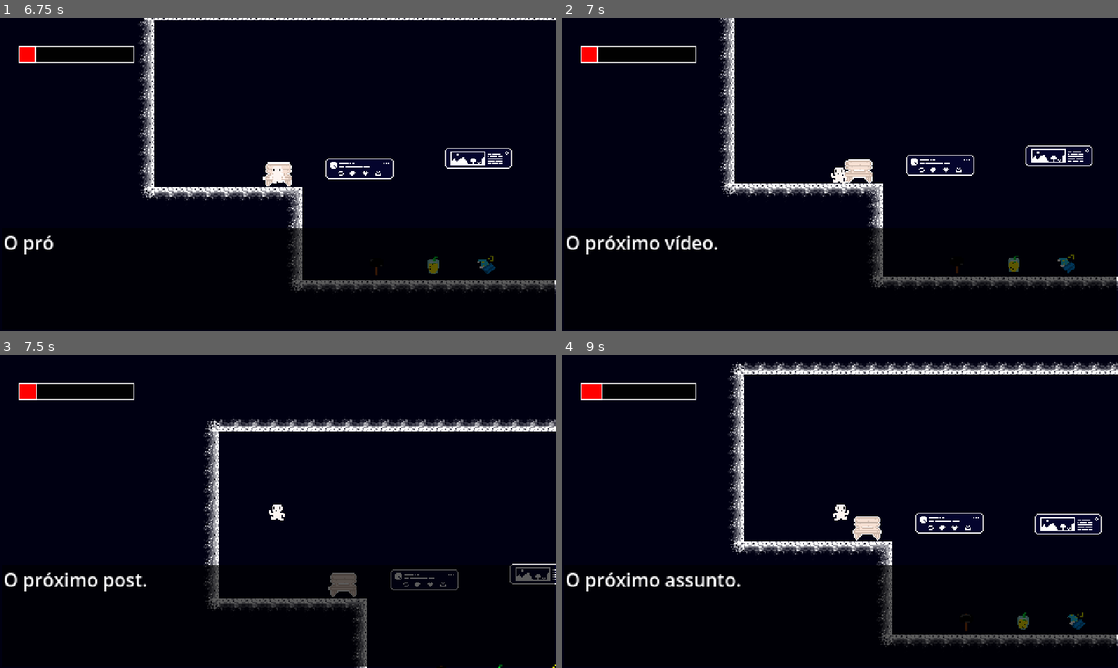
Above: before the commit, frames 1-4 (two rows, left to right).
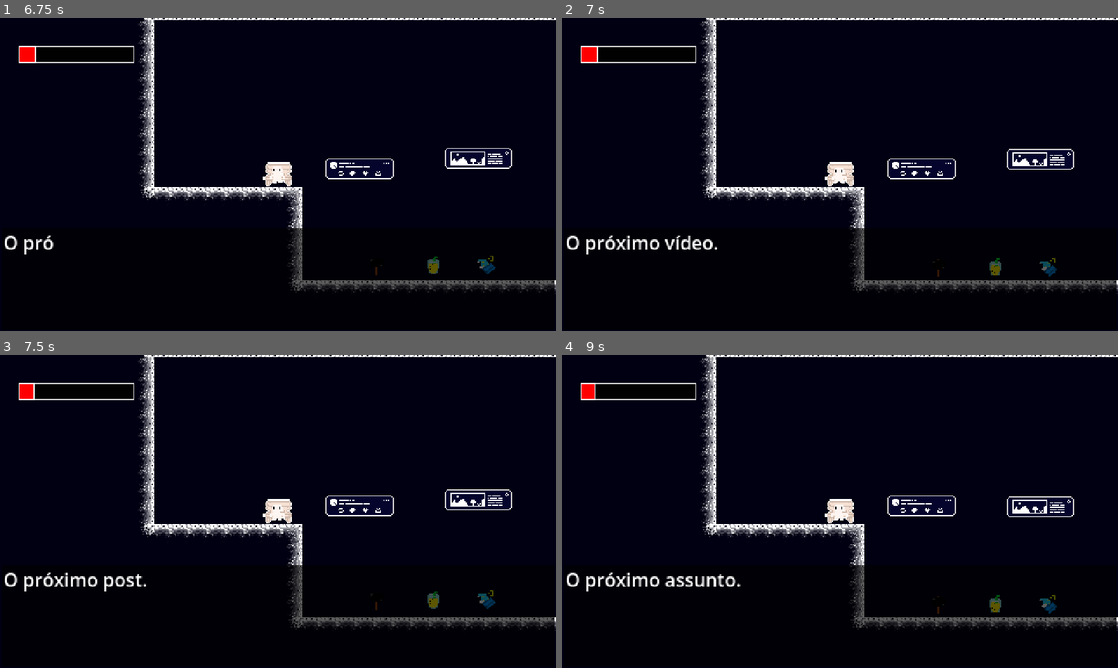
Above: after the commit, the same moments.

Repository: ilmoruuu/dontScroll
Game: Godot game, scene res://scenes/ui/main_menu.tscn
Same seed, same stepped clock (60 frames per second), same inputs: the game is played once before the commit and once after it.
Inputs:
- Up to frame 1 (6.75 s): click "Iniciar" at 0.5 s; tap Enter (ui_accept) at 1.25, 2.27, 2.3, 2.57, 3.6, 3.77, 4.07, 5.27, 5.3, 5.57 s; hold Enter (ui_accept) 1.28-2.03 s; hold Right (ui_right) 1.28-2.78 s; tap F (interact) at 2.1, 4.35, 6.6 s; hold Left (ui_left) 2.78-3.53 s; hold Enter (ui_accept) 2.78-3.53 s; tap D (use_item) at 2.85, 5.1 s; hold Right (ui_right) 3.53-5.03 s; hold Enter (ui_accept) 4.28-5.03 s; hold Left (ui_left) 5.03-5.78 s; hold Right (ui_right) 5.78-6.53 s; hold Enter (ui_accept) 5.78-6.53 s; hold Left (ui_left) from 6.53 s (still down)
- Up to frame 2 (7 s): keep holding Left (ui_left); tap Enter (ui_accept) at 6.77, 6.8 s
- Up to frame 3 (7.5 s): keep holding Left (ui_left); tap Enter (ui_accept) at 7.07 s; hold Enter (ui_accept) from 7.28 s (still down); tap D (use_item) at 7.35 s
- Up to frame 4 (9 s): release Left (ui_left) at 8.03 s; release Enter (ui_accept) at 8.03 s; hold Right (ui_right) from 8.03 s (still down); tap Enter (ui_accept) at 8.1, 8.27, 8.57 s; hold Enter (ui_accept) from 8.78 s (still down); tap F (interact) at 8.85 s

Frame 1 is identical in both runs. In frame 2, 8.6% of the frame differs, in the area x 25-100%, y 0-88%; in frame 3, 11%; in frame 4, 14%, in the area x 5-100%, y 0-94%.

Commit message:
fix: agora o jogador não consegue sair do banco enquanto o diálogo está ativo

Diff:
--- a/dont-scroll/entities/player/player.gd
+++ b/dont-scroll/entities/player/player.gd
@@ -14,11 +14,12 @@
 var current_state = PowerUpState.STANDARD
 var sufix = ""
 var is_using_item = false
+var isDialogActive = false
 
 func _process(delta):
 	if sitting:
 		GameManager.bem_reduce(EXPOSURE_DECAY_ON_BENCH * delta)
-		if Input.is_action_just_pressed("ui_left") \
+		if not isDialogActive and Input.is_action_just_pressed("ui_left") \
 		or Input.is_action_just_pressed("ui_right") \
 		or Input.is_action_just_pressed("ui_accept"):
 			stand_up()
@@ -63,8 +64,18 @@
 
 func sit_on_bench(bench):
 	sitting = true
+	isDialogActive = true
 	global_position = bench.get_node("SeatPosition").global_position
 	velocity = Vector2.ZERO
+
+func end_dialog():
+	isDialogActive = false
+
+func stand_up():
+	if sitting and not isDialogActive:
+		AudioManager.exit_bench()
+		sitting = false
+		global_position.y -= 8
 
 func use_item():
 	if is_using_item:
@@ -101,11 +112,6 @@
 		PowerUpState.PIJAMA:
 			sufix = "_pijama"
 
-func stand_up():
-	AudioManager.exit_bench()
-	sitting = false
-	global_position.y -= 8
-
 func _on_animated_sprite_2d_animation_finished() -> void:
 	if animation.animation == "attack_hammer":
 		is_using_item = false
--- a/dont-scroll/entities/player/player.tscn
+++ b/dont-scroll/entities/player/player.tscn
@@ -10,9 +10,8 @@
 [ext_resource type="Texture2D" uid="uid://c64x50tnl0ur7" path="res://assets/player/Idle_Juice (16 x 16).png" id="5_qiwj3"]
 [ext_resource type="Texture2D" uid="uid://d3xa5ojy04qr8" path="res://assets/player/Idle_Pijama (16 x 16).png" id="6_26q78"]
 [ext_resource type="Texture2D" uid="uid://bwwmy8812b02r" path="res://assets/player/Jump_Pijama (16 x 16).png" id="9_a1qjk"]
-[ext_resource type="Texture2D" uid="uid://fcw4yf5kjs4" path="res://assets/player/Walking_Pijama (16 x 16).png" id="9_bectd"]
 [ext_resource type="Texture2D" uid="uid://bhoe5wgqpb6v8" path="res://assets/player/Jump_Hammer (16 x 16).png" id="9_mtric"]
-[ext_resource type="Texture2D" uid="uid://dkx2lx1f01sin" path="res://assets/player/Idle_Vertigo (16 x 16).png" id="9_yqrof"]
+[ext_resource type="Texture2D" uid="uid://j5dlmy47gbgx" path="res://assets/player/Idle_Vertigo (16 x 16).png" id="9_yqrof"]
 [ext_resource type="Texture2D" uid="uid://dewcw5vv7wwtw" path="res://assets/player/Walking (16 x 16).png" id="10_7thud"]
 [ext_resource type="Texture2D" uid="uid://dhaw0iuw2qanw" path="res://assets/player/Jump_Juice (16 x 16).png" id="10_eyb6c"]
 [ext_resource type="Texture2D" uid="uid://g5lftksj7x4u" path="res://assets/player/Use_Pijama (16 x 16).png" id="11_j3ovn"]
@@ -22,6 +21,18 @@
 [ext_resource type="Texture2D" uid="uid://duh74110uugr5" path="res://assets/player/Walking_Vertigo (16 x 16).png" id="16_b2kln"]
 [ext_resource type="Texture2D" uid="uid://dkfksggsrxg56" path="res://assets/player/Walking_Pijama (16 x 16).png" id="16_we0b7"]
 
+[sub_resource type="AtlasTexture" id="AtlasTexture_0eo6o"]
+atlas = ExtResource("2_7thud")
+region = Rect2(0, 0, 16, 16)
+
+[sub_resource type="AtlasTexture" id="AtlasTexture_ttr27"]
+atlas = ExtResource("2_7thud")
+region = Rect2(16, 0, 16, 16)
+
+[sub_resource type="AtlasTexture" id="AtlasTexture_7otdo"]
+atlas = ExtResource("3_a1qjk")
+region = Rect2(0, 0, 16, 16)
+
 [sub_resource type="AtlasTexture" id="AtlasTexture_afbqv"]
 atlas = ExtResource("2_fkugw")
 region = Rect2(0, 0, 16, 16)
@@ -144,18 +155,6 @@
 
 [sub_resource type="AtlasTexture" id="AtlasTexture_rtlkk"]
 atlas = ExtResource("12_3wlsy")
-region = Rect2(0, 0, 16, 16)
-
-[sub_resource type="AtlasTexture" id="AtlasTexture_0eo6o"]
-atlas = ExtResource("2_7thud")
-region = Rect2(0, 0, 16, 16)
-
-[sub_resource type="AtlasTexture" id="AtlasTexture_ttr27"]
-atlas = ExtResource("2_7thud")
-region = Rect2(16, 0, 16, 16)
-
-[sub_resource type="AtlasTexture" id="AtlasTexture_7otdo"]
-atlas = ExtResource("3_a1qjk")
 region = Rect2(0, 0, 16, 16)
 
 [sub_resource type="AtlasTexture" id="AtlasTexture_13wue"]
